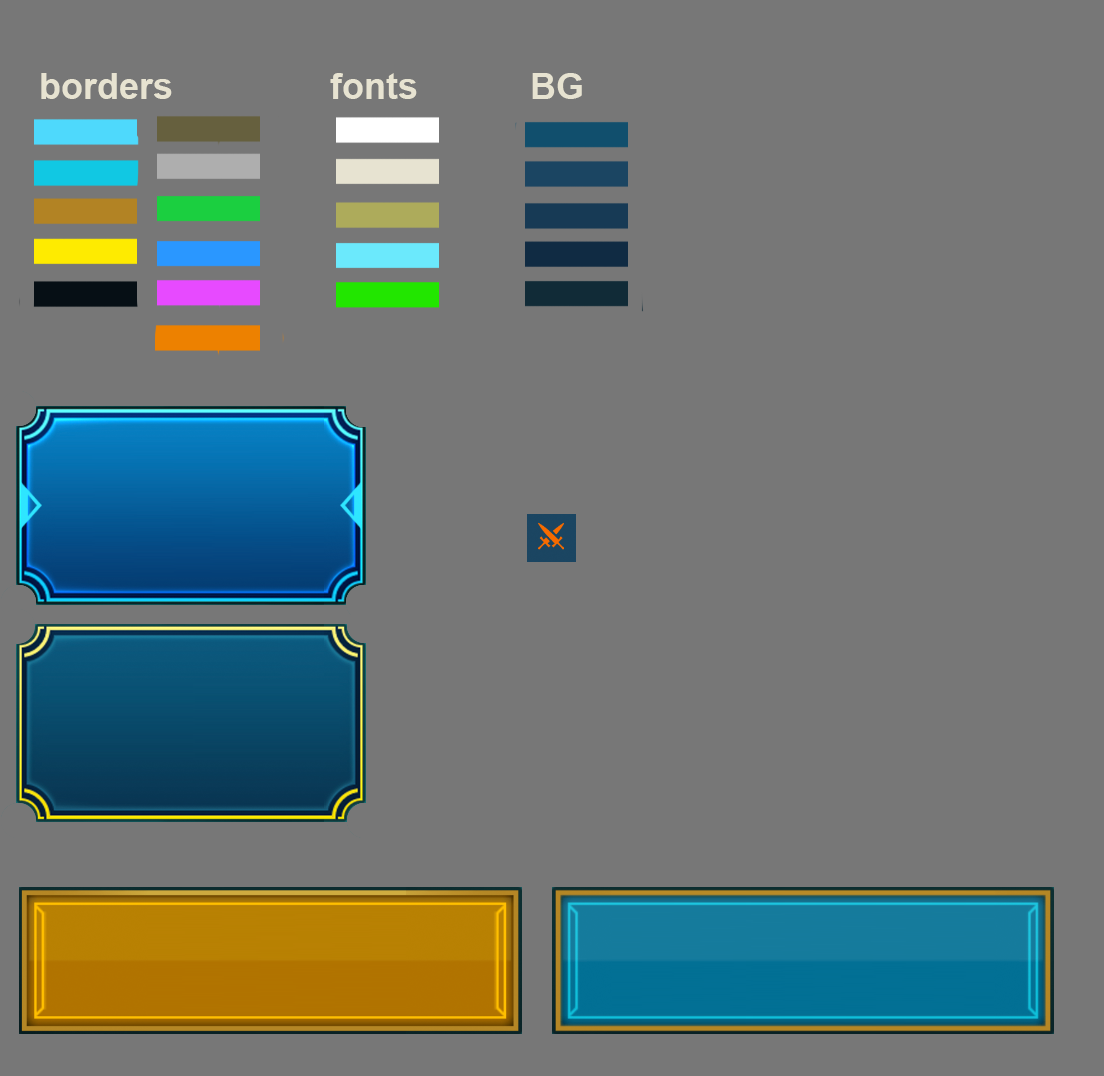
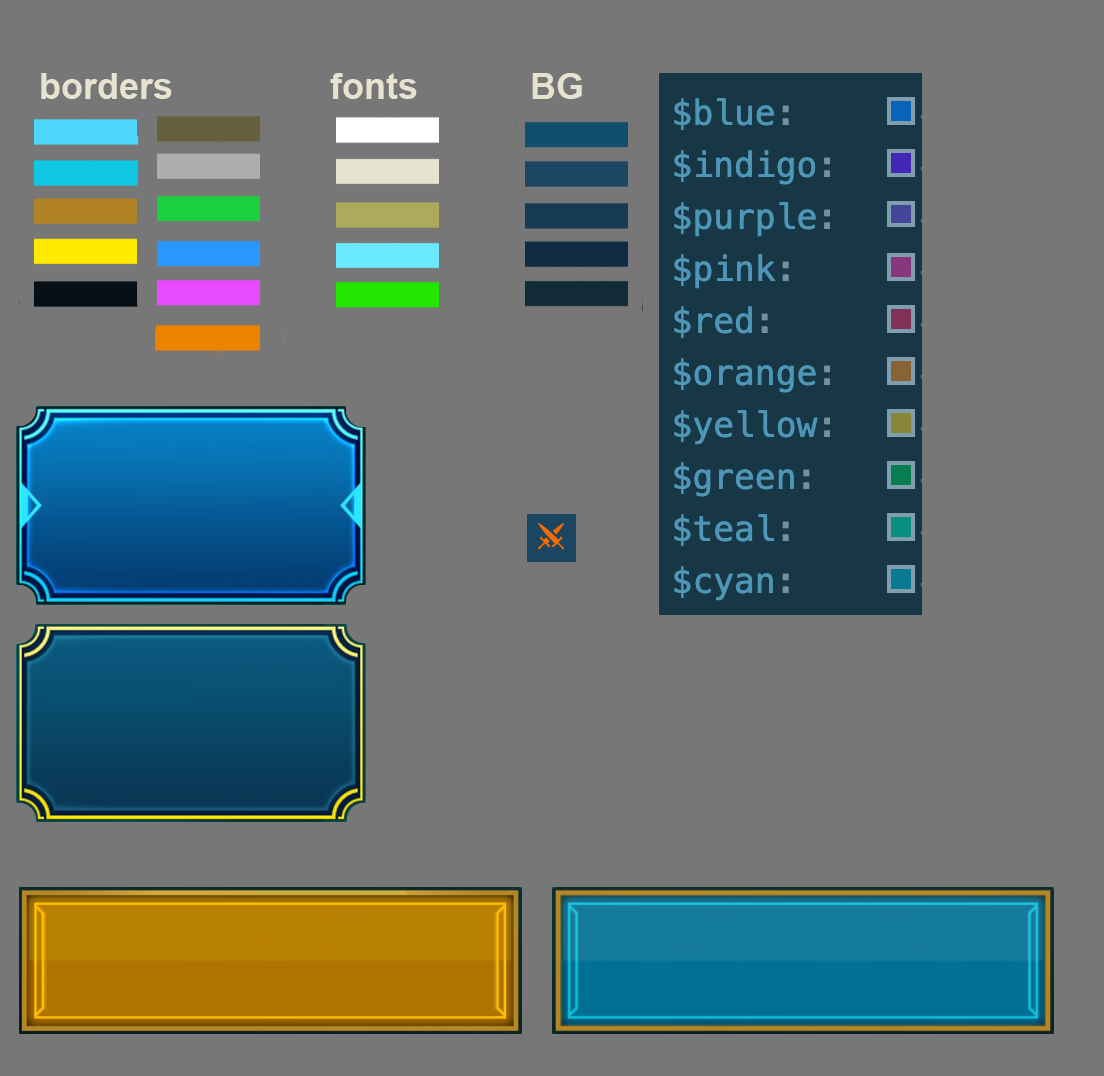
Layered file, before and after one edit (1104 x 1076). Changes by layer:
added layer "Color Fill 1" (50%) above "Layer 8" over [659,73,922,615]
added layer "Layer 8" above "Layer 7" over [659,73,922,615]
